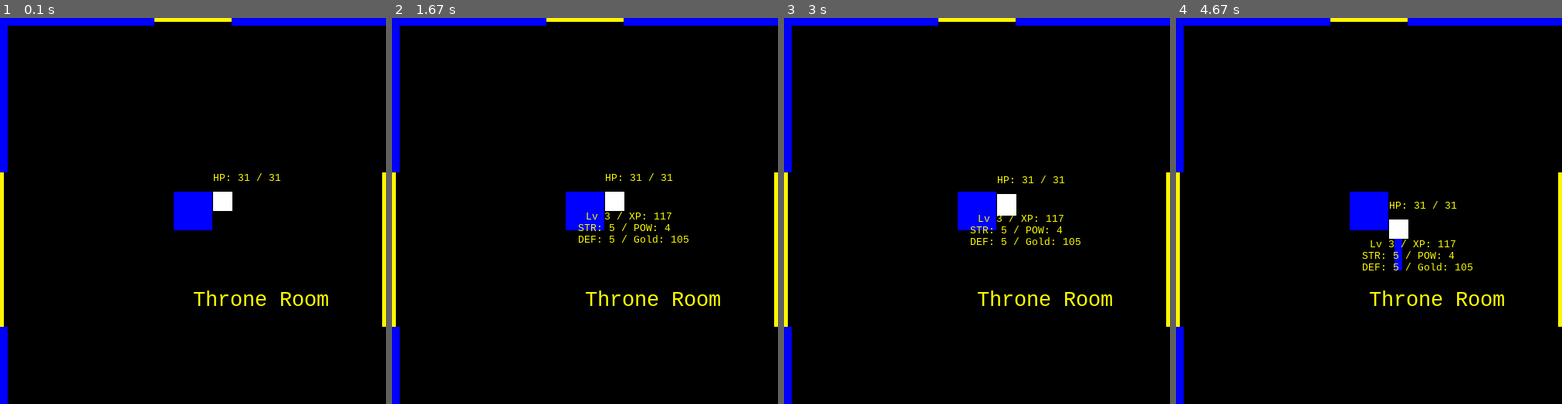
Above: before the commit, frames 1-4 (left to right).
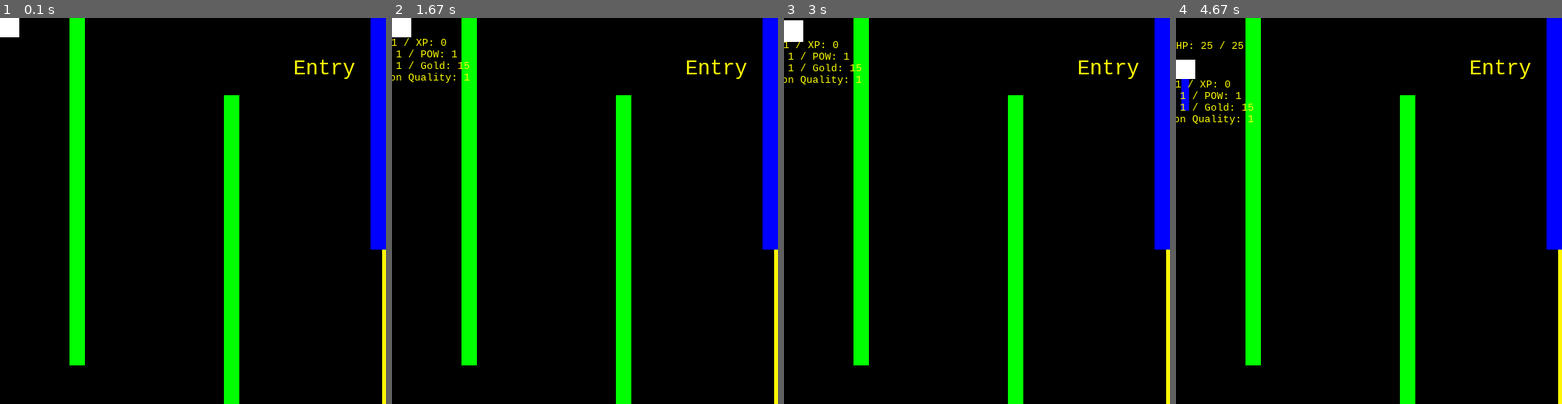
Above: after the commit, the same moments.

Repository: MatthewWilsonBCAA/pygame-stuff
Game: pygame game, started from main.py
The game is run twice, just before and just after one commit, with the same random seed, the same clock (stepped at 60 frames per second) and the same inputs.
Inputs:
- Up to frame 1 (0.1 s): no input
- Up to frame 2 (1.67 s): hold H 0.33-0.8 s; hold W 0.33-0.8 s; hold S from 1.33 s (still down)
- Up to frame 3 (3 s): release S at 1.8 s; hold S 2.23-2.6 s; hold S from 2.97 s (still down); hold Down from 2.97 s (still down)
- Up to frame 4 (4.67 s): release S at 3.27 s; release Down at 3.27 s; hold W 3.3-3.67 s; hold Up 3.3-3.67 s; hold S 3.7-4.07 s; hold Down 3.7-4.07 s; hold W 4.1-4.4 s; hold Up 4.1-4.4 s; hold S from 4.43 s (still down); hold Down from 4.43 s (still down); tap G at 4.58 s

The runs differ from the first frame. In frame 1, 14% of the frame differs, in the area x 0-100%, y 0-100%; in frame 2, 15%; in frame 3, 15%; in frame 4, 15%.

Commit message:
working on NPC stuff

Diff:
--- a/main.py
+++ b/main.py
@@ -16,7 +16,8 @@
     "Yellow": (255, 245, 5),
     "Green": (0, 255, 0),
     "Purple": (255, 0, 255),
-    "Red": (255, 0, 0)
+    "Red": (255, 0, 0),
+    "White": (255, 255, 255)
     }
 
 #all of the initialization
@@ -39,7 +40,7 @@
     def __init__(self):
         super(Player, self).__init__()
         self.surf = pygame.Surface((25, 25))
-        self.surf.fill((255, 255, 255))
+        self.surf.fill(colors["White"])
         self.rect = self.surf.get_rect()
     def update(self, pressed_keys):
         if pressed_keys[K_UP]:
@@ -156,6 +157,16 @@
         self.rect = self.surf.get_rect(center=cor)
         self.p_type = p_type # 0 is healing, 1 is gold
 
+class Merchant(pygame.sprite.Sprite):
+    def __init__(self, cor, size, name, n_type):
+        super(Merchant, self).__init__()
+        self.surf = pygame.Surface(size)
+        self.surf.fill((colors["White"]))
+        self.rect = self.surf.get_rect(center=cor)
+        self.name = name
+        self.n_type = n_type
+
+
 
 door_warp_list = []
 selected_room = {}
@@ -168,6 +179,8 @@
         enemy.kill()
     for pick in pick_ups:
         pick.kill()
+    for merch in merchants:
+        merch.kill()
     global selected_room
     global door_warp_list
     global room_text
@@ -204,6 +217,12 @@
         elif "name" in wall:
             room_text = selected_room[wall]["name"]
             room_text_cor = cor
+        elif "npc" in wall:
+            name = selected_room[wall]["name"]
+            n_type = selected_room[wall]["type"]
+            merch = Merchant(cor, size, name, n_type)
+            merchants.add(merch)
+            all_sprites.add(merch)
         else:
             color = selected_room[wall]["color"]
             new_wall = Wall(cor, size, color)
@@ -238,6 +257,7 @@
 enemies = pygame.sprite.Group()
 blasts = pygame.sprite.Group()
 pick_ups = pygame.sprite.Group()
+merchants = pygame.sprite.Group()
 room_text = ''
 room_text_cor = (0, 0)
 
@@ -300,6 +320,13 @@
 
             if event.key == pygame.K_s:
                 showStats = not showStats
+            if event.key == pygame.K_w:
+                for i in merchants:
+                    if pygame.sprite.collide_rect(player, i):
+                        if gold >= (weapon_length_mod + 1) * 5:
+                            gold -= (weapon_length_mod + 1) * 5
+                            weapon_length_mod += 5
+                            weapon_power += 1
 
 
     screen.fill(colors["Black"])
@@ -388,6 +415,8 @@
         screen.blit(font_half.render(text, True, (255, 255, 0)), (player.rect.left - 35, player.rect.top+40))
         text = "DEF: " + str(player_def) + " / Gold: " + str(gold)
         screen.blit(font_half.render(text, True, (255, 255, 0)), (player.rect.left - 35, player.rect.top+55))
+        text = "Weapon Quality: " + str(weapon_power)
+        screen.blit(font_half.render(text, True, (255, 255, 0)), (player.rect.left - 35, player.rect.top+70))
 
     screen.blit(font.render(room_text, True, (255, 255, 0)), room_text_cor)
     #gets the player input, and changes the game state accordingly
--- a/rooms.py
+++ b/rooms.py
@@ -168,6 +168,13 @@
         "size": (0, 0),
         "id": "wind.ogg"
     }
+    ,
+    "npc_1": {
+        "cor": (400, 400),
+        "size": (30, 30),
+        "name": "John",
+        "type": 0
+    }
 }
 eatery = {
     "name": {
--- a/save.json
+++ /dev/null
@@ -1 +0,0 @@
-[2, 26, 31, 117, 3, 5, 4, 5, 105, 1, 0, 276, 225]
Not shown, changed: .gitignore
